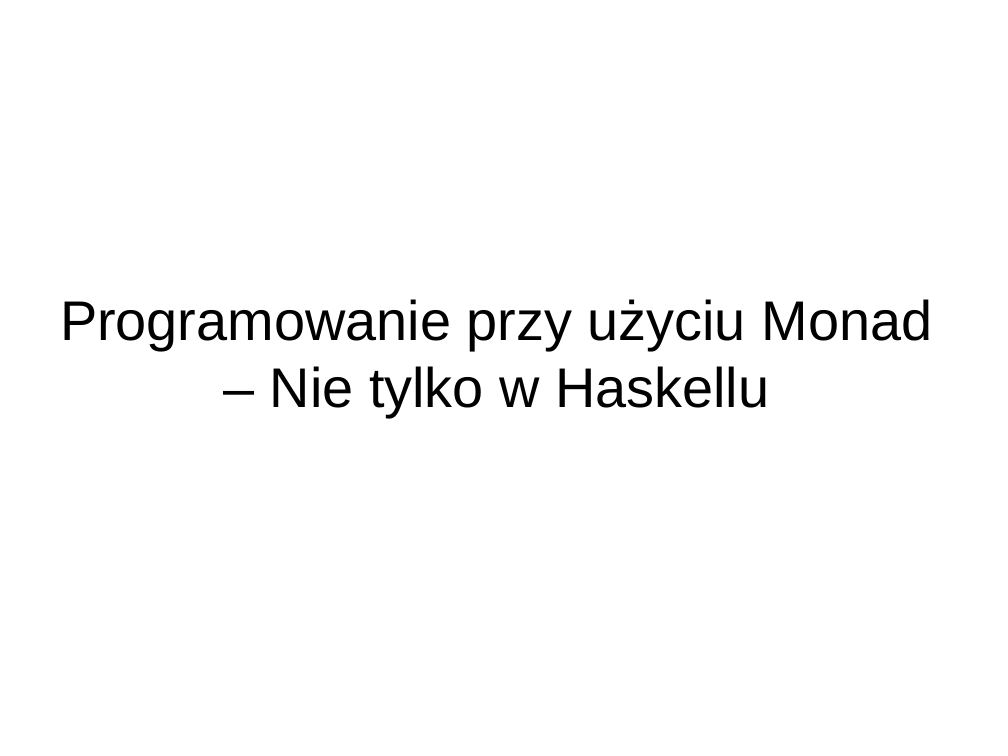
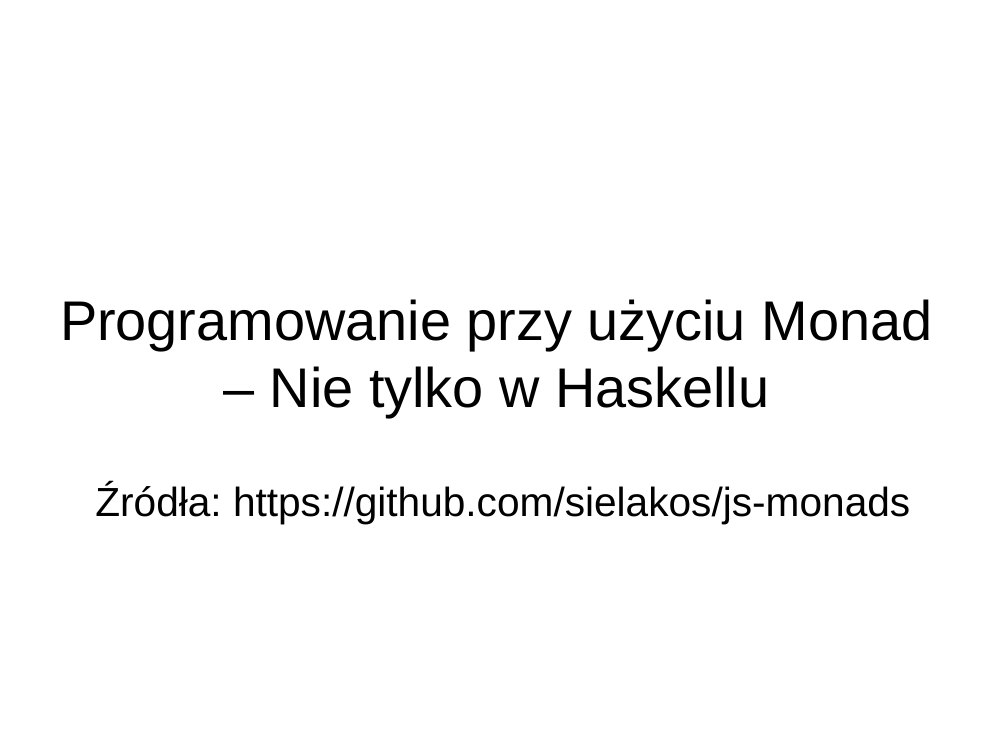
Before and after one commit to sielakos/js-monads, a slide deck: slide 1 of monads.odp. Drawn at 1008x756 pixels with LibreOffice and Linux fonts; fonts in the diff are those of the drawing. Boxes give left, top, right and bottom in pixels: in the first picture for what was removed or moved away, otherwise in the second. Text is boxed around its words. In the diff, an @@ line names an element or a change of style, - is before the commit and + after.

Commit message:
presentation

```diff
--- a/monads.odp
+++ b/monads.odp
@@ text added at [95,483,910,523], 32 pt, text #000000 @@
+Źródła: https://github.com/sielakos/js-monads
```
Also in this commit, not shown: 1 other file.
